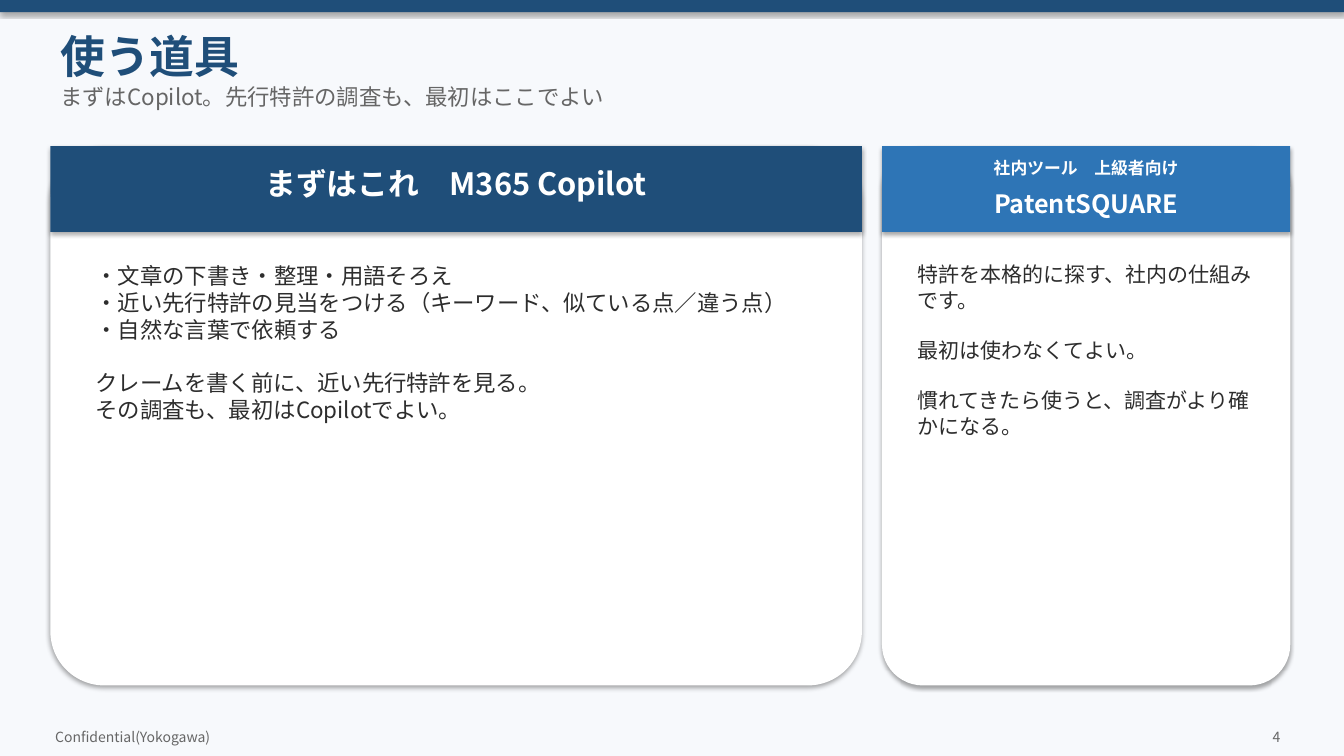
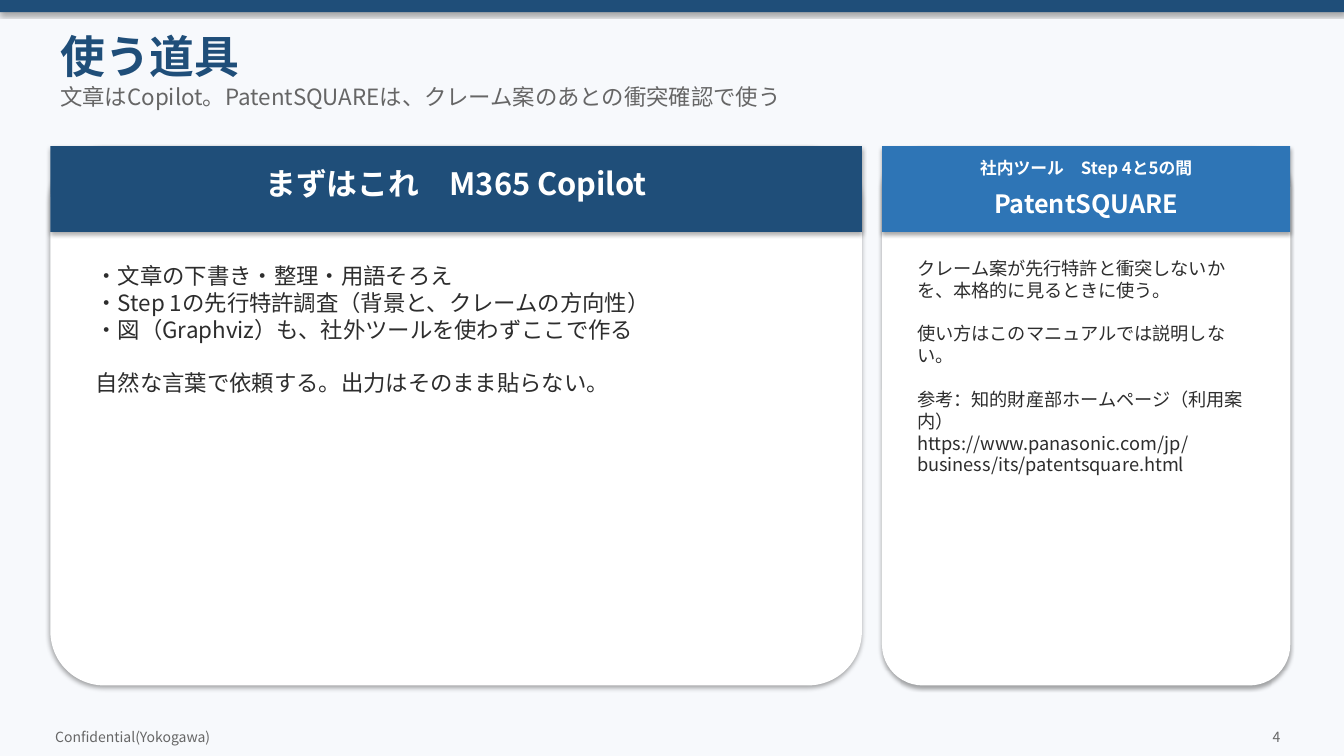
Before and after one commit to zhexingwang/ppt, a slide deck: slide 4 of decks/05_Copilot発明開示書/Copilot発明開示書_訂正反映.pptx. Drawn at 1344x756 pixels with LibreOffice and Linux fonts; fonts in the diff are those of the drawing. Boxes give left, top, right and bottom in pixels: in the first picture for what was removed or moved away, otherwise in the second. Text is boxed around its words. In the diff, an @@ line names an element or a change of style, - is before the commit and + after.

```diff
--- a/decks/05_Copilot発明開示書/Copilot発明開示書_訂正反映.pptx
+++ b/decks/05_Copilot発明開示書/Copilot発明開示書_訂正反映.pptx
@@ text at bbox=[60, 86, 780, 110]: text changed @@
-まずはCopilot。先行特許の調査も、最初はここでよい
+文章はCopilot。PatentSQUAREは、クレーム案のあとの衝突確認で使う
@@ text at bbox=[980, 159, 1192, 178]: text changed @@
-社内ツール 上級者向け
+社内ツール Step 4と5の間
@@ text at bbox=[96, 265, 650, 393]: text changed @@
-・文章の下書き・整理・用語そろえ
-・近い先行特許の見当をつける（キーワード、似ている点／違う点）
-・自然な言葉で依頼する
-クレームを書く前に、近い先行特許を見る。
-その調査も、最初はCopilotでよい。
+・文章の下書き・整理・用語そろえ
+・Step 1の先行特許調査（背景と、クレームの方向性）
+・図（Graphviz）も、社外ツールを使わずここで作る
+自然な言葉で依頼する。出力はそのまま貼らない。
@@ text at bbox=[917, 259, 1243, 475]: text changed; size 15 to 13 pt @@
-特許を本格的に探す、社内の仕組みです。
-最初は使わなくてよい。
-慣れてきたら使うと、調査がより確かになる。
+クレーム案が先行特許と衝突しないかを、本格的に見るときに使う。
+使い方はこのマニュアルでは説明しない。
+参考：知的財産部ホームページ（利用案内）
+https://www.panasonic.com/jp/business/its/patentsquare.html
```
Also in this commit, not shown: 11 other slides changed, 14 slides added, 1 slide removed, 28 other files.
